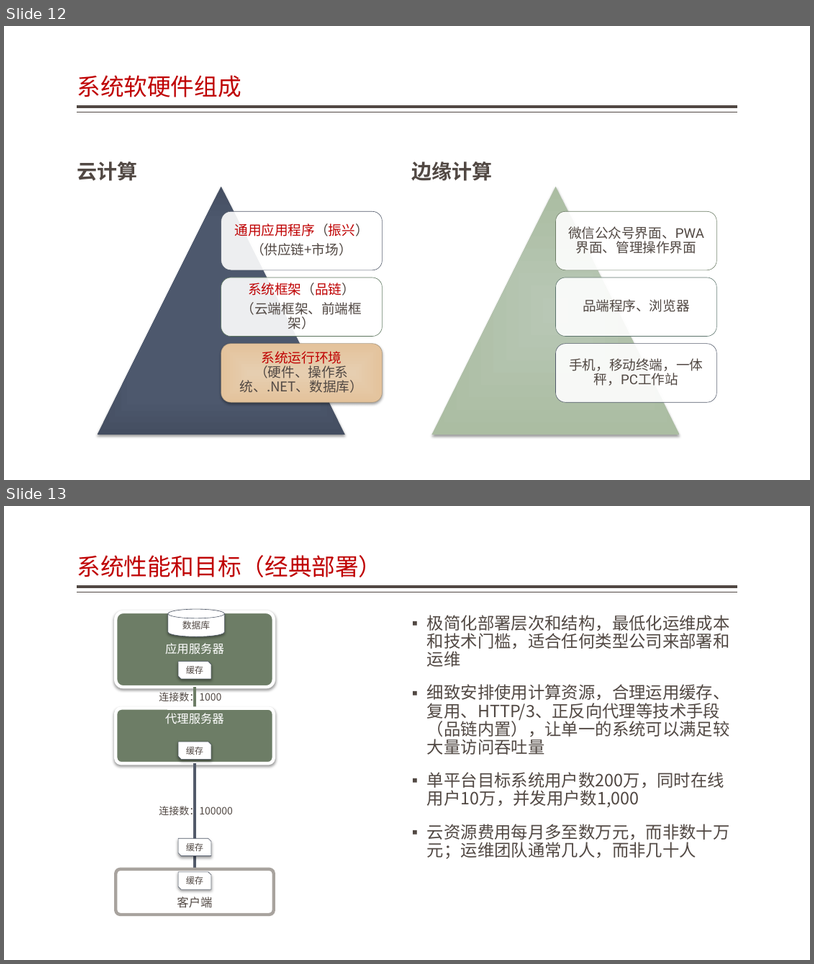
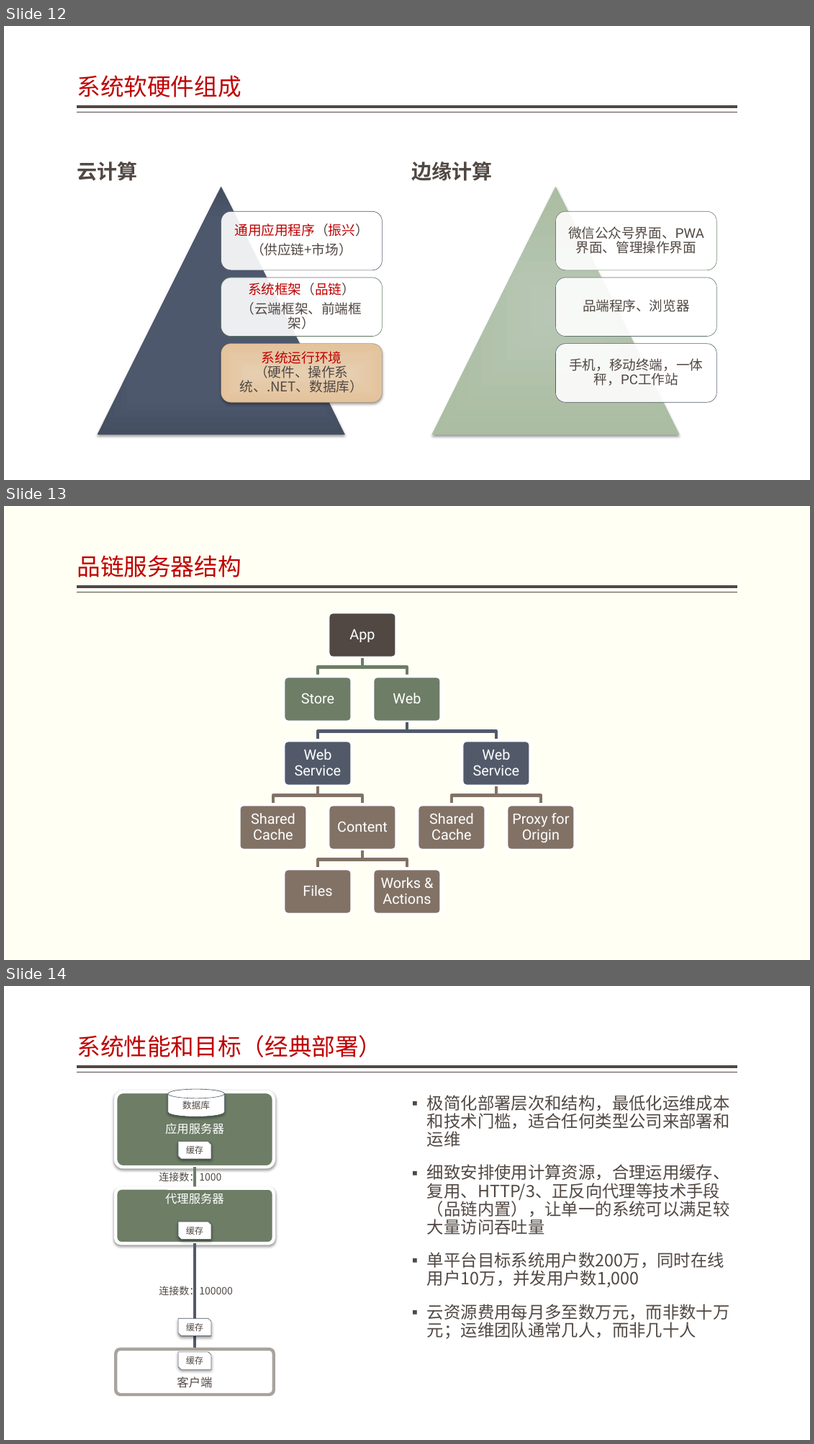
Before and after one commit to jzgi/chainsmart, a slide deck: Docs/品链应用参考设计.pptx. Shown one above the other, each under a label of ours: slides 12 and 13 before the commit, slides 12, 13 and 14 after it. The pictures are 814x964 and 814x1444 pixels, drawn with LibreOffice and Linux fonts; fonts in the diff are those of the drawing. Boxes give left, top, right and bottom in pixels: in the first picture for what was removed or moved away, otherwise in the second. Text is boxed around its words. In the diff, an @@ line names an element or a change of style, - is before the commit and + after.

Commit message:
rev main and proxy deploy

```diff
--- a/Docs/品链应用参考设计.pptx
+++ b/Docs/品链应用参考设计.pptx
@@ slide 13 added at [4,506,810,960], background #FFFFF3; not listed: 2 template elements that a slide beside it also shows @@
@@ title added at [77,555,241,577], 28 pt, text #BF0102 @@
+品链服务器结构
@@ group added at [239,612,576,914]: 11 rounded rectangles, 11 texts, 10 freeform shapes @@
+App
+Store
+Web
+Web Service
+Shared Cache
+Content
+Files
+Works & Actions
+Web Service
+Shared Cache
+Proxy for Origin
@@ what was slide 13 is now slide 14 @@
```
Also in this commit, not shown: 1 slide changed, 1 other slide added, 27 other files.
